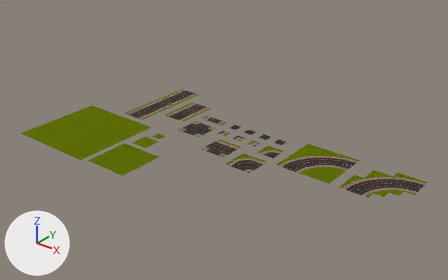
The glTF model art/road/Road Tileset.glb, before and after one commit.
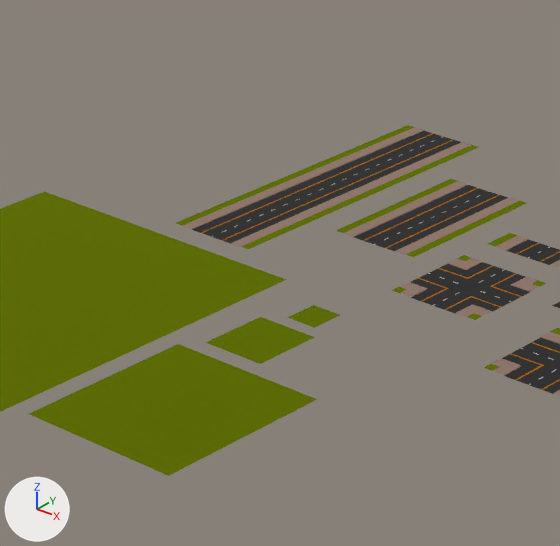
Each version appears first whole from a 50 mm camera at (382.0, -498.0, 288.0) aimed at (23.0, -49.0, 10.0), and next in a close-up on the part from 18% to 49% of the width and 21% to 69% of the height. Lighting does not change. The marker at lower left points along +X, +Y and +Z. Vertices at the same position are counted once.

Script lines for the objects in view, before the commit:
```python
me_grass_100 = bpy.data.meshes.new('Grass 100')
me_grass_100.from_pydata(...)  # 4 vertices, 2 faces; spans x -50.0..50.0, y -50.0..50.0, z 1.6
me_grass_100.materials.append(mat_road)  # picture img_road_colors
me_grass_50 = bpy.data.meshes.new('Grass 50')
me_grass_50.from_pydata(...)  # 4 vertices, 2 faces; spans x -25.0..25.0, y -25.0..25.0, z 0.8
me_grass_50.materials.append(mat_road)  # picture img_road_colors
me_straight_road_strip_long = bpy.data.meshes.new('Straight Road Strip Long')
me_straight_road_strip_long.from_pydata(...)  # 759 vertices, 1360 faces; spans x -15.0..15.0, y -50.0..50.0, z 0.0..0.2
me_straight_road_strip_long.materials.append(mat_road)  # picture img_road_colors
ob_grass_100 = bpy.data.objects.new('Grass 100', me_grass_100)
ob_grass_100.location = (-120.0, -110.0, 0.0)
ob_grass_50 = bpy.data.objects.new('Grass 50', me_grass_50)
ob_grass_50.location = (-40.0, -130.0, 0.0)
ob_straight_road_strip_long = bpy.data.objects.new('Straight Road Strip Long', me_straight_road_strip_long)
ob_straight_road_strip_long.location = (-110.0, 0.0, 0.0)
# also in view: 'Three Way Junction Prebuilt' at (20.0, -50.0, 0.0); 'Straight Road Strip Mid' at (-70.0, 0.0, 0.0); 'Straight Road Strip Short' at (-30.0, 0.0, 0.0); 'Four Way Junction Prebuilt' at (-30.0, -30.0, 0.0); 'Grass 20' at (-50.0, -90.0, 1.0)
```
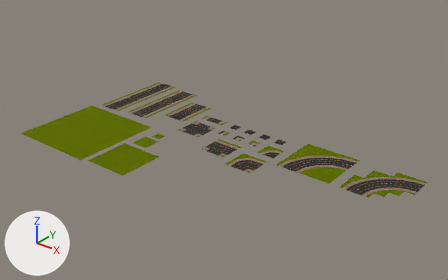
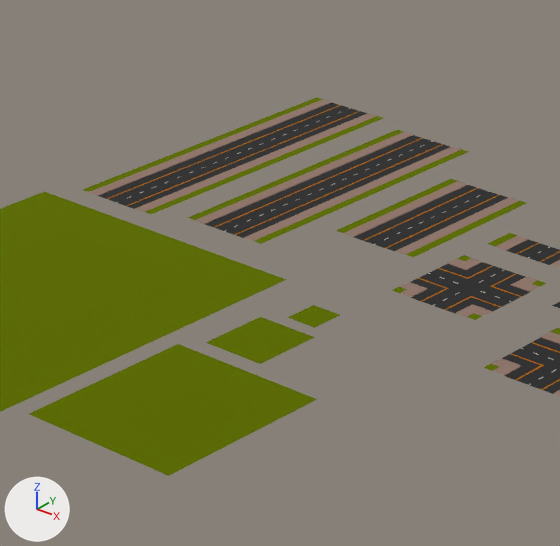
Commit message: Started Rebuilding Roads

Pixel boxes [x1, y1, x2, y2] of what changed, in the close-ups (560 x 546 px):
'Straight Road Strip Long', reshaped (7% narrower, 8% shorter)
    before: [176, 125, 479, 249]
    after: [188, 130, 469, 244]
'Straight Road Strip Long Even', added
    after: [83, 97, 383, 214]
part 1 of me_straight_road_strip_long, deleted
    before: [176, 218, 260, 249]
part 2 of me_straight_road_strip_long, deleted
    before: [397, 125, 479, 152]

Edits to the bpy script that builds the scene:
```text
Change me_straight_road_strip_long:
    used by ob_straight_road_strip_long; location = (-110.0, 0.0, 0.0)
    remove me_straight_road_strip_long.from_pydata(...)  # 759 vertices, 1360 faces; spans x -15.0..15.0, y -50.0..50.0, z 0.0..0.2
    add me_straight_road_strip_long.from_pydata(...)  # 685 vertices, 1224 faces; spans x -15.0..15.0, y -45.0..45.0, z 0.0..0.2
    me_straight_road_strip_long part 1
    37 vertices are removed from x -15.0..15.0, y -50.0..-45.9, z 0.0..0.2
    68 faces are deleted
    me_straight_road_strip_long part 2
    37 vertices are removed from x -15.0..15.0, y 45.9..50.0, z 0.0..0.2
    68 faces are deleted
Add ob_straight_road_strip_long_even:
    ob_straight_road_strip_long_even = bpy.data.objects.new('Straight Road Strip Long Even', me_straight_road_strip_long.copy())  # the mesh of ob_straight_road_strip_long
    ob_straight_road_strip_long_even.location = (-150.0, 0.0, 0.0)
```
